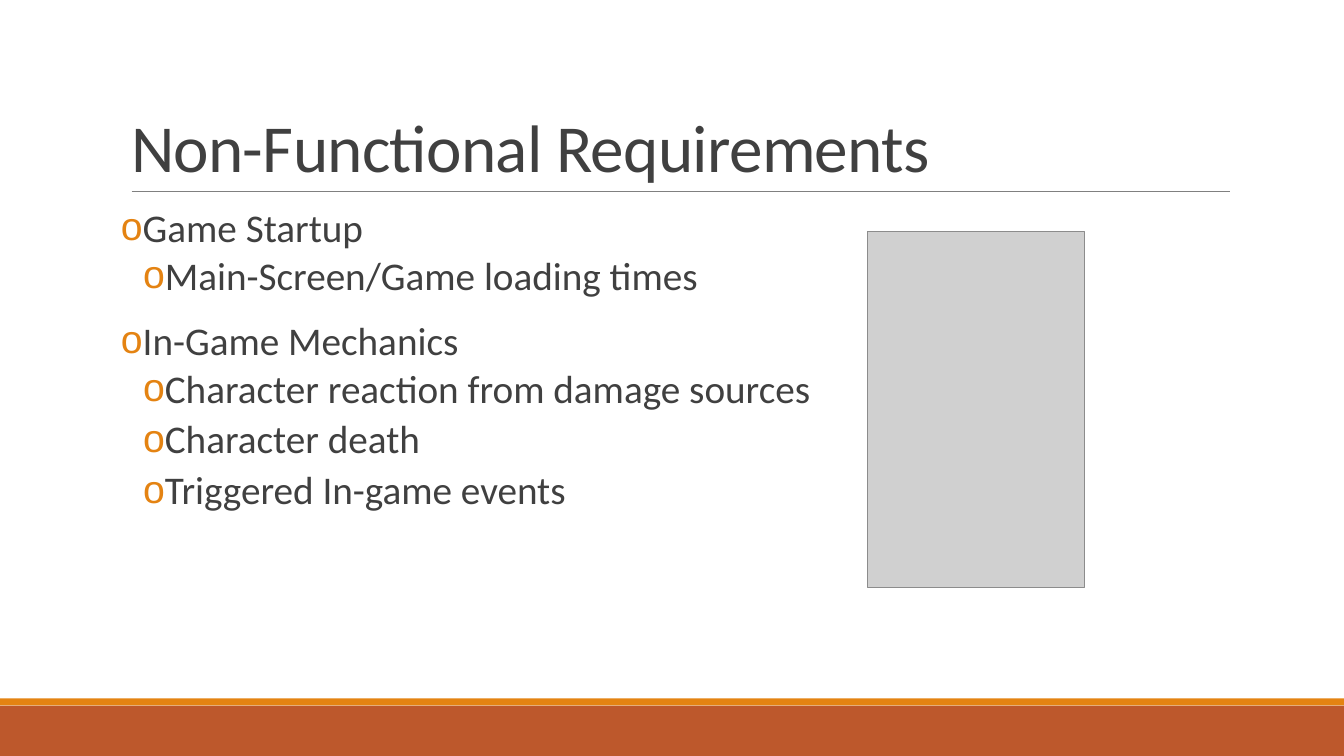
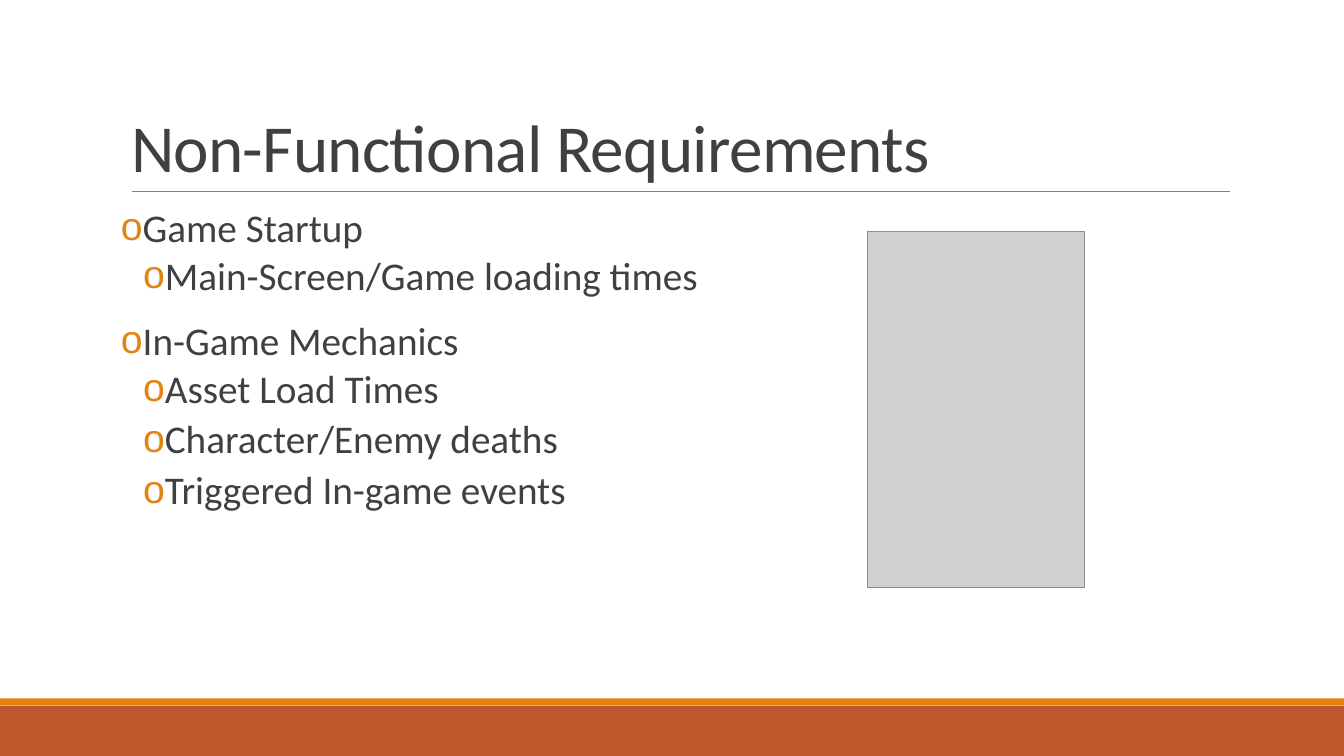
Before and after one commit to jonnynabors/Belly-Of-The-Beast, a slide deck: slide 13 of Documentation/UnityGameRequirementsPPT.pptx. Drawn at 1344x756 pixels with LibreOffice and Linux fonts; fonts in the diff are those of the drawing; grey boxes stand for pictures. Boxes give left, top, right and bottom in pixels: in the first picture for what was removed or moved away, otherwise in the second. Text is boxed around its words. In the diff, an @@ line names an element or a change of style, - is before the commit and + after.

Commit message:
Small ppt changes.

```diff
--- a/Documentation/UnityGameRequirementsPPT.pptx
+++ b/Documentation/UnityGameRequirementsPPT.pptx
@@ text at [165,375,557,460]: text changed @@
-  o Character reaction from damage sources
-  o Character death
+  o Asset Load Times
+  o Character/Enemy deaths
```
Also in this commit, not shown: 3 other slides changed.
